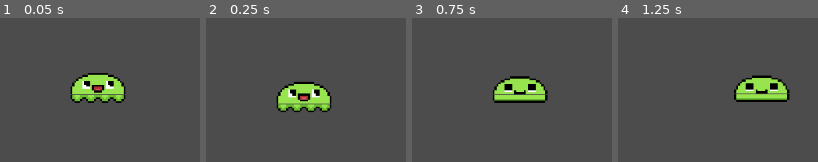
Above: before the commit, frames 1-4 (left to right).
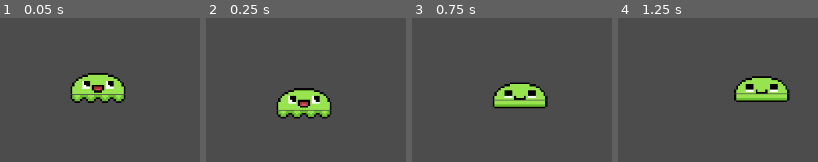
Above: after the commit, the same moments.

Repository: BrooklinJazz/GeweyTheSlime
Game: Godot game, scene res://World.tscn
The game is run twice, just before and just after one commit, with the same random seed, the same clock (stepped at 60 frames per second) and the same inputs.
Inputs:
- Up to frame 1 (0.05 s): no input
- Up to frame 2 (0.25 s): no input
- Up to frame 3 (0.75 s): hold D (right) from 0.53 s (still down); hold Space (jump) from 0.53 s (still down)
- Up to frame 4 (1.25 s): keep holding D (right); keep holding Space (jump)

Frame 1 is identical in both runs. In frame 2, 5.2% of the frame differs, in the area x 35-63%, y 44-71%; in frame 3, 4.2%; in frame 4, 0.7%.

Commit message:
fix jump

Diff:
--- a/Player/GroundMovement.gd
+++ b/Player/GroundMovement.gd
@@ -46,6 +46,6 @@
 func jump(delta: float) -> float:
 	if (Player.state.airborne.jumped):
 		return JUMP_FORCE
-	if (Player.state.airborne.on_floor):
-		return Player.motion.y
+#	if (Player.state.airborne.on_floor):
+#		return Player.motion.y
 	return Player.motion.y + (GRAVITY * delta)
--- a/World.tscn
+++ b/World.tscn
@@ -8,7 +8,8 @@
 [node name="StaticBody2D" type="StaticBody2D" parent="."]
 
 [node name="CollisionPolygon2D" type="CollisionPolygon2D" parent="StaticBody2D"]
-polygon = PoolVector2Array( -384, 256, 576, 256, 915.56, 256, 915.56, -16, 573.22, -16, 573.22, 256, 509.529, 256, 509.529, -64, 947.405, -64, 947.405, 320, -384, 320 )
+position = Vector2( 0, 27.3904 )
+polygon = PoolVector2Array( -384, 256, 576, 256, 915.56, 256, 915.56, -16, 573.22, -16, 573.22, 228.61, 509.529, 228.61, 509.529, -64, 947.405, -64, 947.405, 320, -384, 320 )
 
 [node name="Player" parent="." instance=ExtResource( 1 )]
 position = Vector2( 736.605, 247.269 )
